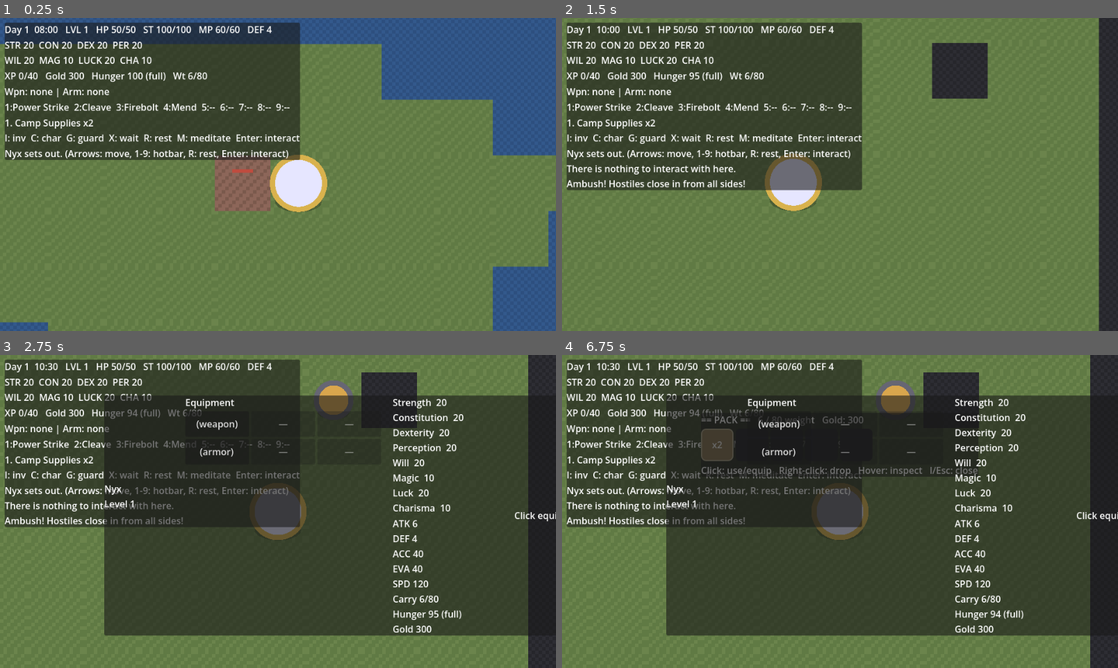
Above: before the commit, frames 1-4 (two rows, left to right).
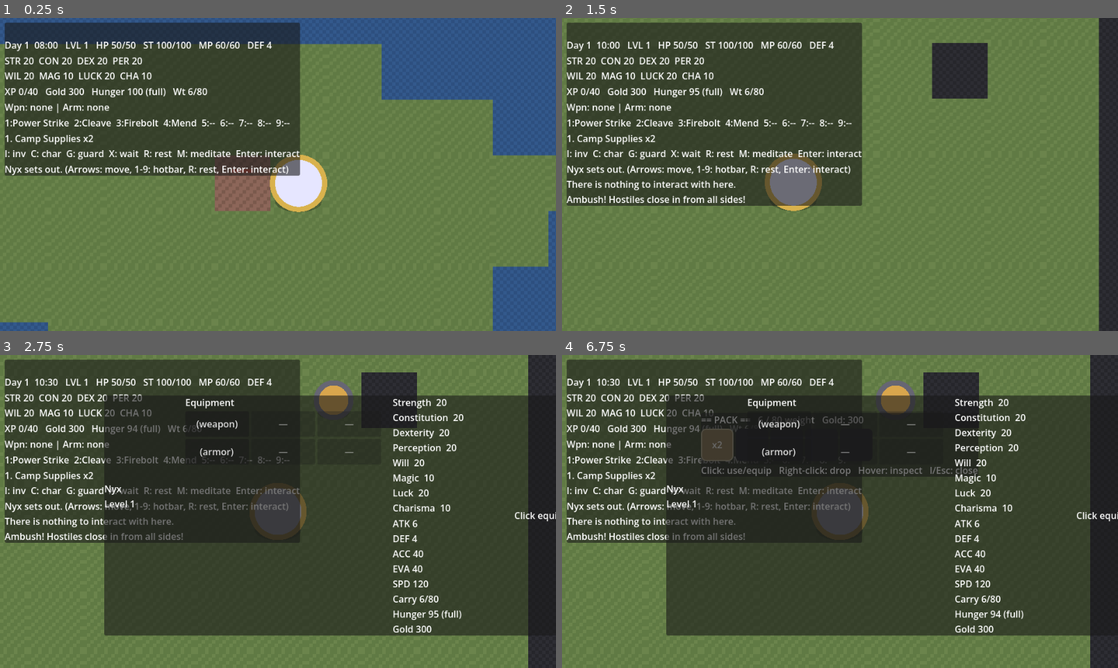
Above: after the commit, the same moments.

Repository: WaifuGuardian/nyx-game
Game: Godot game, scene res://Main.tscn
The game is run twice, just before and just after one commit, with the same random seed, the same clock (stepped at 60 frames per second) and the same inputs.
Inputs (mouse positions are in pixels of both pictures, inside the frame that each line leads up to):
- Up to frame 1 (0.25 s): no input
- Up to frame 2 (1.5 s): tap Enter at 0.5 s; move the mouse to (962, 158) at 0.52 s; hold Right (ui_right) 0.53-1.28 s; tap L at 0.6, 1.35 s; click (962, 158) at 0.67 s; tap Space at 0.77 s; move the mouse to (728, 190) at 1.27 s; hold Down (ui_down) from 1.28 s (still down)
- Up to frame 3 (2.75 s): tap Space at 1.52 s; move the mouse to (333, 442) at 2.02 s; release Down (ui_down) at 2.03 s; hold Right (ui_right) from 2.03 s (still down); tap C at 2.1 s; tap L at 2.3 s
- Up to frame 4 (6.75 s): release Right (ui_right) at 2.75 s; click "(weapon)" at 2.75 s; click "(armor)" at 3.5 s; tap Space at 4.25, 4.52, 5.27, 5.75, 6.02 s; move the mouse to (812, 574) at 4.27 s; hold Up (ui_up) 4.28-5.03 s; tap Enter at 4.35, 5, 6.5 s; click (812, 574) at 4.42 s; tap L at 4.55, 5.3, 6.05 s; move the mouse to (1006, 558) at 5.02 s; hold Left (ui_left) 5.03-6.53 s; tap E at 5.1 s; move the mouse to (673, 464) at 5.77 s; tap M at 5.85 s; move the mouse to (867, 511) at 6.52 s; hold Down (ui_down) from 6.53 s (still down); tap I at 6.6 s; click (867, 511) at 6.67 s

The runs differ from the first frame. In frame 1, 7.8% of the frame differs, in the area x 0-54%, y 2-51%; in frame 2, 9.0%, in the area x 0-54%, y 2-60%; in frame 3, 7.2%; in frame 4, 6.7%.

Commit message:
quests + archer kiting

Diff:
--- a/scripts/dialogue_ui.gd
+++ b/scripts/dialogue_ui.gd
@@ -54,7 +54,10 @@
 	_begin(v.display_name)
 	villager = v
 	_enter_node(node)
-
+func show_node(v: Villager, node: Dictionary) -> void:
+	_begin(v.display_name)
+	villager = v
+	_enter_node(node)
 
 func _begin(npc_name: String) -> void:
 	speaker = npc_name
--- a/scripts/enemy.gd
+++ b/scripts/enemy.gd
@@ -18,10 +18,18 @@
 	var to_player: Vector2i = Game.player.grid_pos - grid_pos
 	var dist := absi(to_player.x) + absi(to_player.y)
 	var role: String = def.get("role", "melee")
-	if role == "ranged" and dist == 2:
-		var away := Vector2i(-signi(to_player.x), -signi(to_player.y))
-		await Game.attempt_move(self, away)
-		return 100
+	# Ranged: shoot if in range with clear line; keep distance otherwise.
+	if role == "ranged":
+		var shoot_range: int = def.get("range", 5)
+		if dist <= 2:
+			var away := Vector2i(-signi(to_player.x), -signi(to_player.y))
+			if not await Game.attempt_move(self, away):
+				var alt := Vector2i(-signi(to_player.y), -signi(to_player.x))
+				await Game.attempt_move(self, alt)
+			return 100
+		if dist <= shoot_range and Game.has_clear_line(grid_pos, Game.player.grid_pos):
+			Game._ranged_attack(self, Game.player)
+			return 100
 	if dist <= 8:
 		var dir := Vector2i(signi(to_player.x), signi(to_player.y))
 		if not await Game.attempt_move(self, dir):
--- a/scripts/game.gd
+++ b/scripts/game.gd
@@ -32,6 +32,8 @@
 var day := 1
 var dialogue_ui: DialogueUi
 var shop_ui: ShopUi
+var quests: Dictionary = {}       # quest_id -> progress
+var quests_done: Array[String] = []
 
 
 func post_message(text: String) -> void:
@@ -229,6 +231,8 @@
 		"current_map": _map_to_dict(current_map),
 		"layer_stack": _stack_to_dicts(),
 		"affinity": affinity,
+		"quests": quests,
+		"quests_done": quests_done,
 	}
 	var f := FileAccess.open(SAVE_PATH, FileAccess.WRITE)
 	if f == null:
@@ -257,6 +261,13 @@
 		_register(player)
 	day = int(data["day"])
 	world_minutes = int(data["minutes"])
+	affinity = data.get("affinity", {})     # <- add this line
+	quests = {}
+	for k in data.get("quests", {}):
+		quests[k] = int(data["quests"][k])
+	quests_done = []
+	for q in data.get("quests_done", []):
+		quests_done.append(q)
 	layer_stack = _stack_from_dicts(data["layer_stack"])
 	enter_map(_dict_to_map(data["current_map"]), int(data["depth"]))
 	_player_from_dict(data["player"])
@@ -1021,9 +1032,14 @@
 			dialogue_ui._show_lines(option.get("lines", []), option.get("then", "root"))
 		"flirt":
 			_flirt(v)
-		"quest_stub":
-			dialogue_ui._show_lines(
-				["No work today, child. Ask again when the woods settle."], "root")
+		"quest":
+			_quest_talk(v)
+		"accept_quest":
+			quests[option["quest"]] = 0
+			post_message("Quest accepted: %s" % QuestDB.DEFS[option["quest"]]["title"])
+			dialogue_ui.close()
+		"turn_in":
+			_turn_in(option["quest"])
 		_:
 			dialogue_ui._show_lines(["..."], "root")
 
@@ -1051,7 +1067,90 @@
 	if aff < 0:
 		return "Mira's eyes cool. \"Don't. Not today.\""
 	return "Mira pats your arm kindly. \"Sweet, but no. Ask me when we're closer.\""
-
+func on_enemy_killed(enemy_id: String) -> void:
+	for qid in quests:
+		var q: Dictionary = QuestDB.DEFS[qid]
+		if q["type"] == "kill" and q["target_id"] == enemy_id:
+			quests[qid] = int(quests[qid]) + 1
+			post_message("Quest updated: %s (%d/%d)" % [q["title"], int(quests[qid]), int(q["amount"])])
+
+
+func _quest_progress(qid: String, q: Dictionary) -> int:
+	if q["type"] == "kill":
+		return int(quests[qid])
+	return mini(player.count_item(q["target_id"]), int(q["amount"]))
+
+
+func quest_marker_for(npc_id: String) -> String:
+	var def_ids: Array = NpcDB.DEFS.get(npc_id, {}).get("quests", [])
+	var has_available := false
+	var has_active := false
+	for qid in def_ids:
+		if quests_done.has(qid):
+			continue
+		if quests.has(qid):
+			if _quest_progress(qid, QuestDB.DEFS[qid]) >= int(QuestDB.DEFS[qid]["amount"]):
+				return "!"
+			has_active = true
+		else:
+			has_available = true
+	if has_available:
+		return "?"
+	if has_active:
+		return "…"
+	return ""
+
+
+func _quest_talk(v: Villager) -> void:
+	var def_ids: Array = NpcDB.DEFS.get(v.npc_id, {}).get("quests", [])
+	for qid in def_ids:  # ready to turn in?
+		if quests.has(qid) and not quests_done.has(qid):
+			var q: Dictionary = QuestDB.DEFS[qid]
+			if _quest_progress(qid, q) >= int(q["amount"]):
+				dialogue_ui.show_node(v, {
+					"text": "You actually did it. Here — as promised.",
+					"options": [
+						{"label": "Turn in: %s" % q["title"], "effect": "turn_in", "quest": qid},
+						{"label": "Not yet", "effect": "end"}]})
+				return
+	for qid in def_ids:  # available to accept?
+		if not quests.has(qid) and not quests_done.has(qid):
+			var q: Dictionary = QuestDB.DEFS[qid]
+			dialogue_ui.show_node(v, {
+				"text": q["offer_text"],
+				"options": [
+					{"label": "Accept: %s" % q["title"], "effect": "accept_quest", "quest": qid},
+					{"label": "Decline", "effect": "end"}]})
+			return
+	for qid in def_ids:  # in progress
+		if quests.has(qid):
+			var q: Dictionary = QuestDB.DEFS[qid]
+			dialogue_ui.show_node(v, {
+				"text": q.get("progress_text", "..."),
+				"options": [{"label": "Back", "effect": "end"}]})
+			return
+	dialogue_ui.show_node(v, {
+		"text": "No work today, child.",
+		"options": [{"label": "Back", "effect": "end"}]})
+
+
+func _turn_in(qid: String) -> void:
+	var q: Dictionary = QuestDB.DEFS[qid]
+	if q["type"] == "fetch":
+		if player.count_item(q["target_id"]) < int(q["amount"]):
+			post_message("Still waiting on that %s." % q["target_id"])
+			return
+		player.consume_item(q["target_id"], int(q["amount"]))
+	quests.erase(qid)
+	quests_done.append(qid)
+	player.gold += int(q["reward_gold"])
+	player.gain_xp(int(q["reward_xp"]))
+	for r in q.get("reward_items", []):
+		var item := ItemDB.make(r["id"], int(r.get("quality", 2)), int(r.get("count", 1)))
+		if not _gain_item(item):
+			_spawn_ground_item(item, player.grid_pos)
+	post_message("Quest complete: %s! (+%d g, +%d XP)" % [q["title"], int(q["reward_gold"]), int(q["reward_xp"])])
+	dialogue_ui.close()
 func shop_buy(v: Villager, index: int) -> void:
 	if index >= v.stock.size():
 		return
@@ -1150,3 +1249,22 @@
 		t.take_damage(dmg)
 	else:
 		post_message("%s swings at %s and misses." % [a.display_name, t.display_name])
+		## True if a straight 8-directional line from `from` to `to` is unblocked by walls.
+func has_clear_line(from: Vector2i, to: Vector2i) -> bool:
+	var delta: Vector2i = to - from
+	# Must be a straight line (same row, column, or perfect diagonal).
+	if delta.x != 0 and delta.y != 0 and absi(delta.x) != absi(delta.y):
+		return false
+	var step := Vector2i(signi(delta.x), signi(delta.y))
+	var cell := from + step
+	while cell != to:
+		if not is_walkable(cell):
+			return false
+		cell += step
+	return true
+
+
+## Ranged attack along a clear line; same math as a strike, no facing needed.
+func _ranged_attack(a: Entity, t: Entity) -> void:
+	post_message("The %s looses an arrow at %s!" % [a.display_name, t.display_name])
+	_strike(a, t, 1.0, true)
--- a/scripts/hud.gd
+++ b/scripts/hud.gd
@@ -9,6 +9,7 @@
 var inv_label: Label
 var log_label: Label
 var _last_msg := ""
+var quests_label: Label
 
 
 func _ready() -> void:
@@ -24,6 +25,8 @@
 	hotbar_label = Label.new()
 	inv_label = Label.new()
 	log_label = Label.new()
+	quests_label = Label.new()
+	vbox.add_child(quests_label)
 	vbox.add_child(stats_label)
 	vbox.add_child(attr_label)
 	vbox.add_child(xp_label)
@@ -80,6 +83,11 @@
 					break
 		hb += "%d:%s  " % [i + 1, label]
 	hotbar_label.text = hb
+	var qtext := ""
+	for qid in Game.quests:
+		var q: Dictionary = QuestDB.DEFS[qid]
+		qtext += "%s: %s %d/%d\n" % [q["title"], q["target_id"], Game._quest_progress(qid, q), int(q["amount"])]
+	quests_label.text = qtext
 	# --- Inventory list ---
 	var lines := ""
 	for i in p.inventory.size():
--- a/scripts/villager.gd
+++ b/scripts/villager.gd
@@ -3,8 +3,23 @@
 
 var npc_id := ""
 var def: Dictionary = {}
-var stock: Array = []  # live shop stock, only used by shopkeeps
+var stock: Array = []
 
 
 func take_turn() -> int:
-	return 100  # stands around; schedules come later
+	return 100
+
+
+func _draw() -> void:
+	super._draw()
+	var marker: String = Game.quest_marker_for(npc_id)
+	if marker == "":
+		return
+	var col := Color(1, 1, 1)
+	if marker == "!":
+		col = Color(0.3, 1.0, 0.3)
+	elif marker == "…":
+		col = Color(0.6, 0.6, 0.6)
+	var r := 5.0 * token_size
+	draw_string(ThemeDB.fallback_font, Vector2(-3, -r - 5), marker,
+		HORIZONTAL_ALIGNMENT_LEFT, -1, 12, col)
